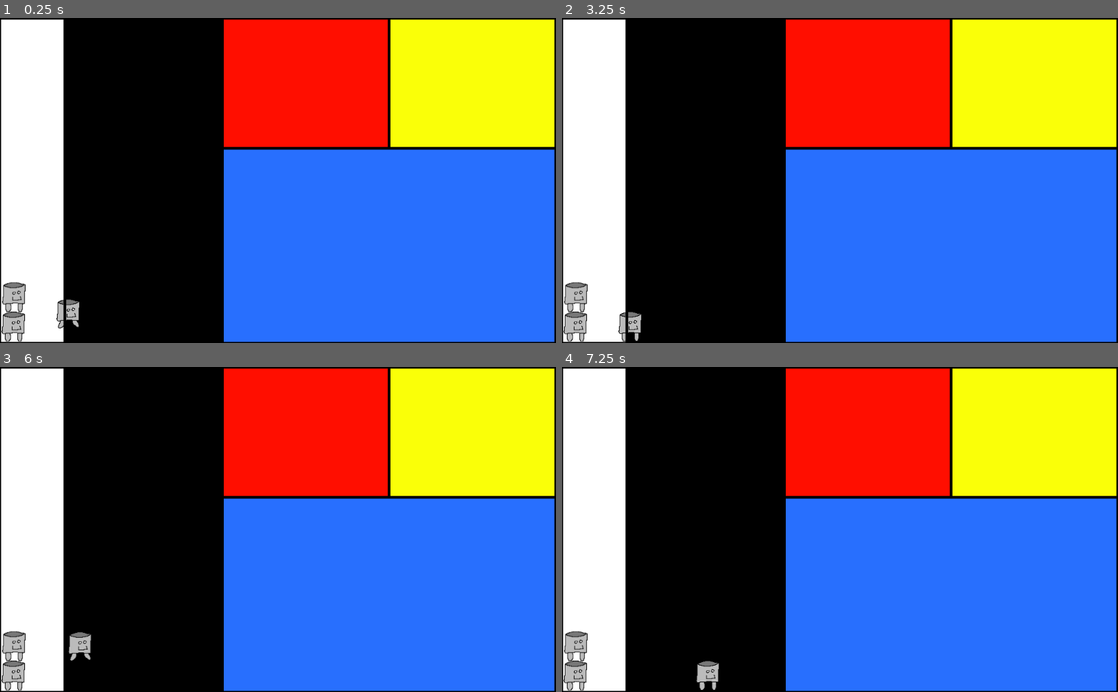
Above: before the commit, frames 1-4 (two rows, left to right).
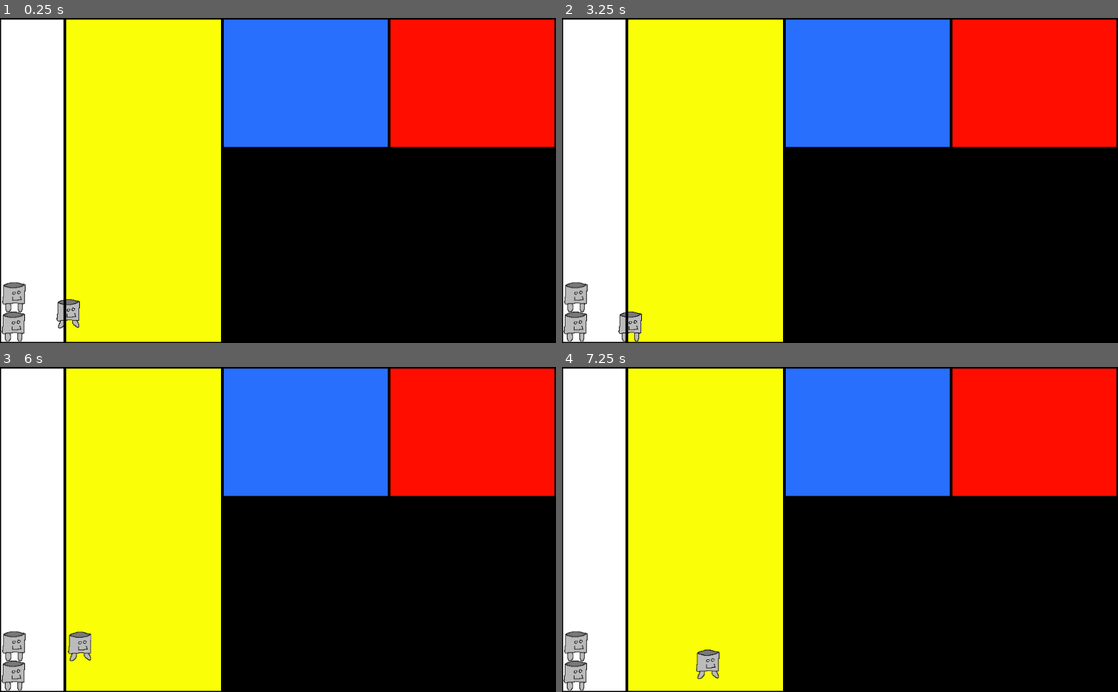
Above: after the commit, the same moments.

Repository: Avantir-Chaosfire/MondrianForever
Game: Godot game, scene res://scene/world/World.tscn
The game is run twice, just before and just after one commit, with the same random seed, the same clock (stepped at 60 frames per second) and the same inputs.
Inputs:
- Up to frame 1 (0.25 s): no input
- Up to frame 2 (3.25 s): hold D (move_right) 0.53-1.28 s; hold Space (jump) 0.53-1.28 s; hold S (move_down, bound only after the commit) 1.28-2.03 s; tap N (next_level) at 1.35, 2.85 s; tap Space (jump) at 1.52, 1.55, 1.82, 3.02, 3.05 s; hold D (move_right) 2.03-2.78 s; hold Space (jump) 2.03-2.78 s; hold W (move_up, bound only after the commit) from 2.78 s (still down)
- Up to frame 3 (6 s): tap Space (jump) at 3.32, 4.52, 4.55, 4.82 s; release W (move_up, bound only after the commit) at 3.53 s; hold Space (jump) 3.53-4.28 s; hold A (move_left) 3.53-5.03 s; tap N (next_level) at 4.35, 5.85 s; hold S (move_down, bound only after the commit) 5.03-5.78 s; hold Space (jump) 5.03-5.78 s; tap Enter at 5.75 s; hold D (move_right) from 5.78 s (still down)
- Up to frame 4 (7.25 s): tap Space (jump) at 6.02, 6.05, 6.32 s; release D (move_right) at 6.53 s; hold W (move_up, bound only after the commit) from 6.53 s (still down); hold Space (jump) from 6.53 s (still down)

The runs differ from the first frame. In frame 1, 86% of the frame differs, in the area x 11-100%, y 0-100%; in frame 2, 86%; in frame 3, 86%; in frame 4, 86%.

Commit message:
Gives coloured paint effects

Diff:
--- a/project.godot
+++ b/project.godot
@@ -95,6 +95,18 @@
 "events": [ Object(InputEventKey,"resource_local_to_scene":false,"resource_name":"","device":0,"alt":false,"shift":false,"control":false,"meta":false,"command":false,"pressed":false,"scancode":78,"unicode":0,"echo":false,"script":null)
  ]
 }
+move_up={
+"deadzone": 0.5,
+"events": [ Object(InputEventKey,"resource_local_to_scene":false,"resource_name":"","device":0,"alt":false,"shift":false,"control":false,"meta":false,"command":false,"pressed":false,"scancode":87,"unicode":0,"echo":false,"script":null)
+, Object(InputEventKey,"resource_local_to_scene":false,"resource_name":"","device":0,"alt":false,"shift":false,"control":false,"meta":false,"command":false,"pressed":false,"scancode":16777232,"unicode":0,"echo":false,"script":null)
+ ]
+}
+move_down={
+"deadzone": 0.5,
+"events": [ Object(InputEventKey,"resource_local_to_scene":false,"resource_name":"","device":0,"alt":false,"shift":false,"control":false,"meta":false,"command":false,"pressed":false,"scancode":83,"unicode":0,"echo":false,"script":null)
+, Object(InputEventKey,"resource_local_to_scene":false,"resource_name":"","device":0,"alt":false,"shift":false,"control":false,"meta":false,"command":false,"pressed":false,"scancode":16777234,"unicode":0,"echo":false,"script":null)
+ ]
+}
 
 [layer_names]
 
--- a/scene/level/1/Level1.tscn
+++ b/scene/level/1/Level1.tscn
@@ -66,17 +66,17 @@
 position = Vector2( 1024, 300 )
 scale = Vector2( 5, 600 )
 
-[node name="BlackPaintArea" parent="." instance=ExtResource( 7 )]
-position = Vector2( 253.074, 251.735 )
+[node name="RedPaintArea" parent="." instance=ExtResource( 9 )]
+position = Vector2( 890.022, 120.606 )
 
 [node name="PaintArea" parent="." instance=ExtResource( 3 )]
-position = Vector2( 30.7974, 141.936 )
+position = Vector2( 45.7164, 156.96 )
+
+[node name="BlackPaintArea" parent="." instance=ExtResource( 7 )]
+position = Vector2( 659.382, 467.292 )
+
+[node name="YellowPaintArea" parent="." instance=ExtResource( 10 )]
+position = Vector2( 342.919, 186.16 )
 
 [node name="BluePaintArea" parent="." instance=ExtResource( 8 )]
-position = Vector2( 735.12, 408.4 )
-
-[node name="RedPaintArea" parent="." instance=ExtResource( 9 )]
-position = Vector2( 562.387, 97.7482 )
-
-[node name="YellowPaintArea" parent="." instance=ExtResource( 10 )]
-position = Vector2( 881.073, 108.46 )
+position = Vector2( 556.399, 123.024 )
--- a/scene/object/BlackPaintArea/BlackPaintArea.gd
+++ b/scene/object/BlackPaintArea/BlackPaintArea.gd
@@ -4,7 +4,7 @@
 
 func _process(delta):
 	var paintArea = paintAreaClass.instance()
-	paintArea.setPaintColour("black")
 	paintArea.position = position
 	get_parent().add_child(paintArea)
+	paintArea.setPaintColour("black")
 	queue_free()
--- a/scene/object/BluePaintArea/BluePaintArea.gd
+++ b/scene/object/BluePaintArea/BluePaintArea.gd
@@ -4,7 +4,7 @@
 
 func _process(delta):
 	var paintArea = paintAreaClass.instance()
-	paintArea.setPaintColour("blue")
 	paintArea.position = position
 	get_parent().add_child(paintArea)
+	paintArea.setPaintColour("blue")
 	queue_free()
--- a/scene/object/Character/Character.gd
+++ b/scene/object/Character/Character.gd
@@ -5,6 +5,7 @@
 var acceleration = 100
 var maxMovementSpeed = 210
 var initialJumpSpeed = 380
+var yellowJumpSpeedMultiplier = 1.45
 var friction = 50
 var gravity = 19.6
 
@@ -12,6 +13,46 @@
 var onGround = false
 
 func _physics_process(delta):
+	var paintColours = getOverlappingPaintColours()
+
+	if "blue" in paintColours:
+		processSwimming(delta)
+	else:
+		processWalking(delta, paintColours)
+
+	var willCollide = test_move(transform, Vector2(0, velocity.y) * delta)
+	velocity = move_and_slide(velocity)
+
+	if willCollide:
+		velocity.y = 0
+		onGround = true
+	else:
+		onGround = false
+
+	if onGround:
+		sprite.frame = 0
+	else:
+		sprite.frame = 1
+
+func processSwimming(delta):
+	applyHorizontalFriction()
+	moveHorizontally()
+
+	applyVerticalFriction()
+	moveVertically()
+
+func processWalking(delta, paintColours):
+	applyHorizontalFriction()
+	moveHorizontally()
+
+	velocity.y += gravity
+
+	if onGround and Input.is_action_just_pressed("jump") and not "red" in paintColours:
+		velocity.y = -initialJumpSpeed
+		if "yellow" in paintColours:
+			velocity.y *= yellowJumpSpeedMultiplier
+
+func applyHorizontalFriction():
 	if abs(velocity.x) < friction:
 		velocity.x = 0
 	elif velocity.x > 0:
@@ -19,8 +60,15 @@
 	else:
 		velocity.x += friction
 
-	velocity.y += gravity
+func applyVerticalFriction():
+	if abs(velocity.y) < friction:
+		velocity.y = 0
+	elif velocity.y > 0:
+		velocity.y -= friction
+	else:
+		velocity.y += friction
 
+func moveHorizontally():
 	if Input.is_action_pressed("move_left") and not Input.is_action_pressed("move_right"):
 		velocity.x -= acceleration
 	elif Input.is_action_pressed("move_right") and not Input.is_action_pressed("move_left"):
@@ -32,18 +80,22 @@
 		else:
 			velocity.x = -maxMovementSpeed
 
-	if onGround and Input.is_action_just_pressed("jump"):
-		velocity.y = -initialJumpSpeed
+func moveVertically():
+	var moveUp = Input.is_action_pressed("move_up") or Input.is_action_pressed("jump")
+	if moveUp and not Input.is_action_pressed("move_down"):
+		velocity.y -= acceleration
+	elif Input.is_action_pressed("move_down") and not moveUp:
+		velocity.y += acceleration
 
-	var willCollide = test_move(transform, Vector2(0, velocity.y) * delta)
-	move_and_slide(velocity)
-	if willCollide:
-		velocity.y = 0
-		onGround = true
-	else:
-		onGround = false
+	if abs(velocity.y) > maxMovementSpeed:
+		if velocity.y > 0:
+			velocity.y = maxMovementSpeed
+		else:
+			velocity.y = -maxMovementSpeed
 
-	if onGround:
-		sprite.frame = 0
-	else:
-		sprite.frame = 1
+func getOverlappingPaintColours():
+	var colours = []
+	for node in get_parent().get_children():
+		if node is Area2D and node.isPaintArea() and node.overlaps_body(self):
+			colours.append(node.paintColour)
+	return colours
--- a/scene/object/Character/Character.tscn
+++ b/scene/object/Character/Character.tscn
@@ -12,14 +12,16 @@
 "speed": 5.0
 } ]
 
-[sub_resource type="CapsuleShape2D" id=2]
+[sub_resource type="RectangleShape2D" id=2]
 
 [node name="Character" type="KinematicBody2D"]
+collision_layer = 4
 script = ExtResource( 2 )
 
 [node name="Sprite" type="AnimatedSprite" parent="."]
 frames = SubResource( 1 )
 
 [node name="Hitbox" type="CollisionShape2D" parent="."]
-scale = Vector2( 2, 1.4 )
+position = Vector2( 0, 0.5 )
+scale = Vector2( 2, 2.75 )
 shape = SubResource( 2 )
--- a/scene/object/PaintArea/PaintArea.gd
+++ b/scene/object/PaintArea/PaintArea.gd
@@ -1,10 +1,13 @@
 extends Area2D
+
+var wallClass = preload("res://scene/object/Wall/Wall.tscn")
 
 onready var borderDetector = get_node("BorderDetector")
 
 const rayCastDistance = 4000
 
 var paintColour = "white"
+var wall = null
 
 func _ready():
 	var negativeXDistance = getBorderDistance(Vector2(-1, 0))
@@ -27,14 +30,26 @@
 	return 0
 
 func setPaintColour(newPaintColour):
+	if paintColour == "black":
+		get_parent().remove_child(wall)
+		z_index = -1
+
 	paintColour = newPaintColour
 	if paintColour == "white":
 		modulate = Color("FFFFFF")
 	elif paintColour == "black":
 		modulate = Color("000000")
+		wall = wallClass.instance()
+		wall.position = position
+		wall.scale = scale
+		get_parent().add_child(wall)
+		z_index = 1
 	elif paintColour == "red":
 		modulate = Color("FF0E00")
 	elif paintColour == "blue":
 		modulate = Color("286FFE")
 	elif paintColour == "yellow":
 		modulate = Color("FAFF08")
+
+func isPaintArea():
+	return true
--- a/scene/object/PaintArea/PaintArea.tscn
+++ b/scene/object/PaintArea/PaintArea.tscn
@@ -15,6 +15,7 @@
 }
 
 [node name="Hitbox" type="CollisionShape2D" parent="."]
+scale = Vector2( 0.05, 0.05 )
 shape = SubResource( 1 )
 
 [node name="Sprite" type="Sprite" parent="."]
--- a/scene/object/RedPaintArea/RedPaintArea.gd
+++ b/scene/object/RedPaintArea/RedPaintArea.gd
@@ -4,7 +4,7 @@
 
 func _process(delta):
 	var paintArea = paintAreaClass.instance()
-	paintArea.setPaintColour("red")
 	paintArea.position = position
 	get_parent().add_child(paintArea)
+	paintArea.setPaintColour("red")
 	queue_free()
--- a/scene/object/YellowPaintArea/YellowPaintArea.gd
+++ b/scene/object/YellowPaintArea/YellowPaintArea.gd
@@ -4,7 +4,7 @@
 
 func _process(delta):
 	var paintArea = paintAreaClass.instance()
-	paintArea.setPaintColour("yellow")
 	paintArea.position = position
 	get_parent().add_child(paintArea)
+	paintArea.setPaintColour("yellow")
 	queue_free()
